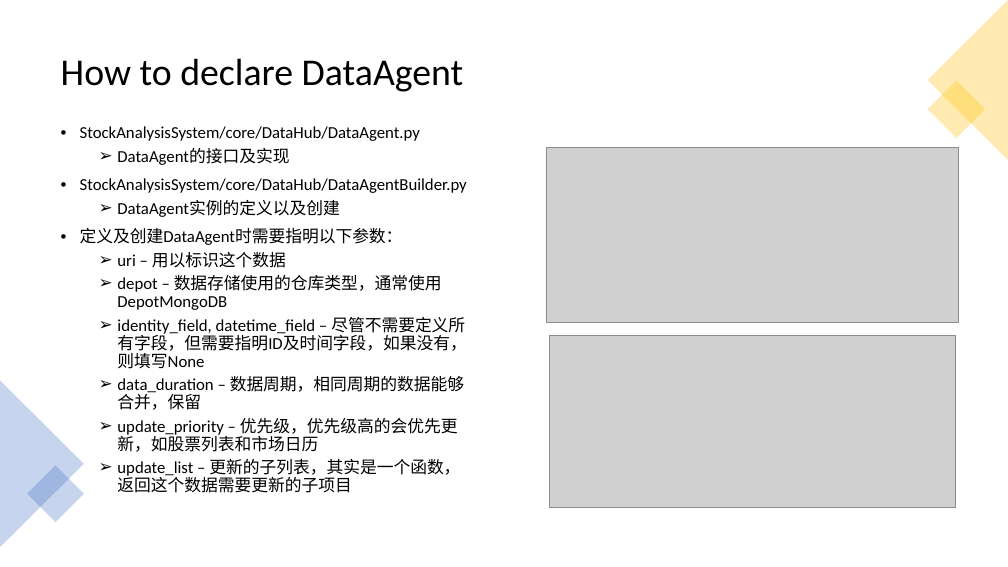
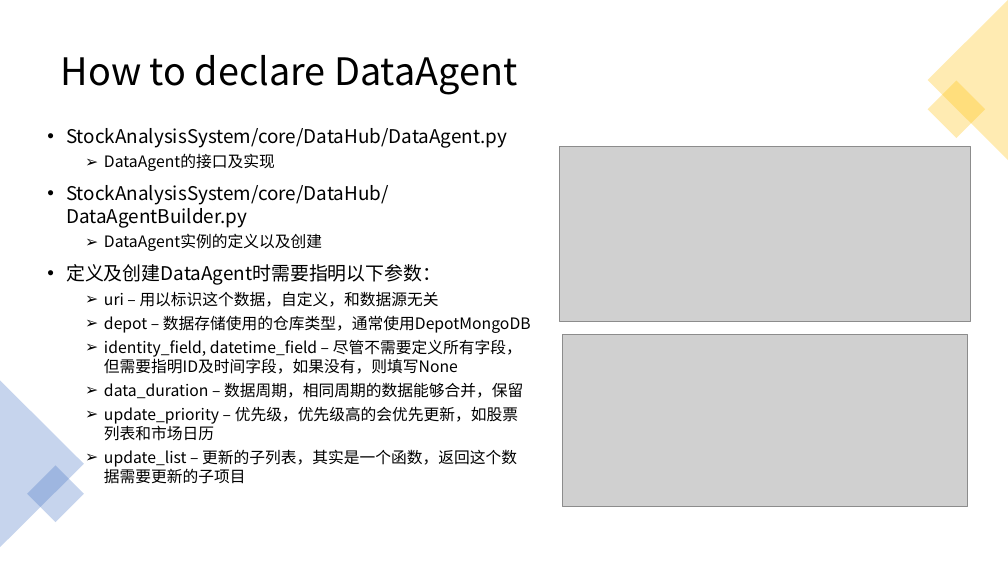
Before and after one commit to SleepySoft/StockAnalysisSystem, a slide deck: slide 3 of Doc/Presentation_How_To_Write_A_Collector.pptx. Drawn at 1008x567 pixels with LibreOffice and Linux fonts; fonts in the diff are those of the drawing; grey boxes stand for pictures. Boxes give left, top, right and bottom in pixels: in the first picture for what was removed or moved away, otherwise in the second. Text is boxed around its words. In the diff, an @@ line names an element or a change of style, - is before the commit and + after.

```diff
--- a/Doc/Presentation_How_To_Write_A_Collector.pptx
+++ b/Doc/Presentation_How_To_Write_A_Collector.pptx
@@ title "How to declare DataAgent" at bbox=[61, 55, 517, 95]: font Calibri to Noto Sans CJK SC @@
@@ text "StockAnalysisSystem/core/DataHub/DataAgent.py": place and size @@
-text "StockAnalysisSystem/core/DataHub/DataAgent.py" at bbox=[80, 126, 467, 493]
+text "StockAnalysisSystem/core/DataHub/DataAgent.py" at bbox=[66, 128, 531, 484]
@@ text at bbox=[66, 128, 531, 484]: size 16 to 18 pt in "StockAnalysisSystem/core/DataHub/DataAgent.py", "StockAnalysisSystem/core/DataHub/DataAgentBuilder.py", "定义及创建DataAgent时需要指明以下参数："; font Calibri to Noto Sans CJK SC; size 16 to 15 pt in "DataAgent的接口及实现", "DataAgent实例的定义以及创建", "depot – 数据存储使用的仓库类型，通常使用DepotMongoDB", "identity_field, datetime_field – 尽管不需要定义所有字段，但需要指明ID及时间字段，如果 ..." and 3 more places; line spacing 0.9 to 1 @@
@@ picture: place and size @@
-picture at bbox=[547, 147, 959, 322]
+picture at bbox=[560, 146, 972, 321]
@@ text at bbox=[104, 291, 439, 307]: text changed; size 16 to 15 pt; font Calibri to Noto Sans CJK SC @@
-  ➢ uri – 用以标识这个数据
+  ➢ uri – 用以标识这个数据，自定义，和数据源无关
@@ picture: place and size @@
-picture at bbox=[550, 336, 955, 508]
+picture at bbox=[563, 334, 968, 507]
```
Also in this commit, not shown: 4 other slides changed, 4 slides added.
